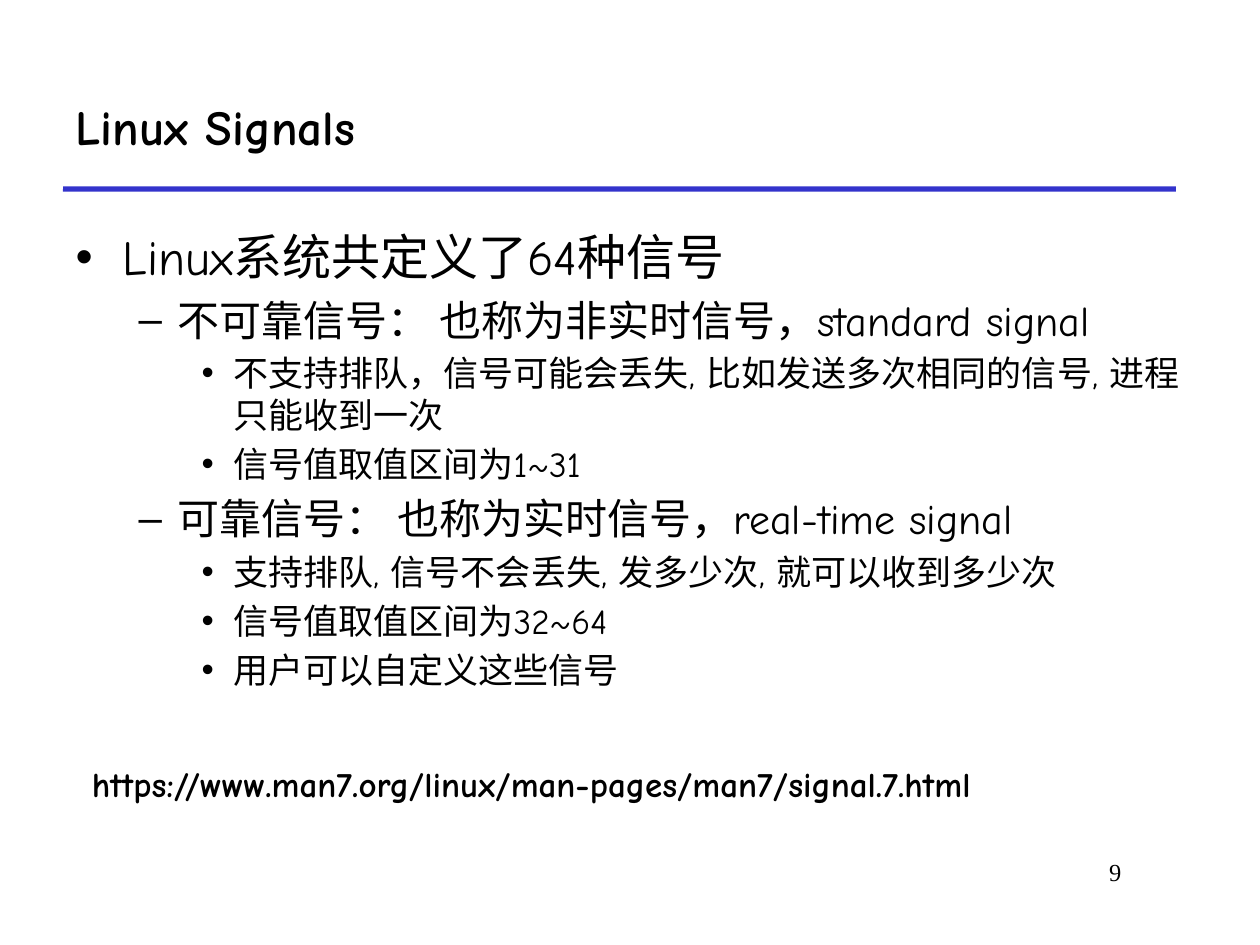
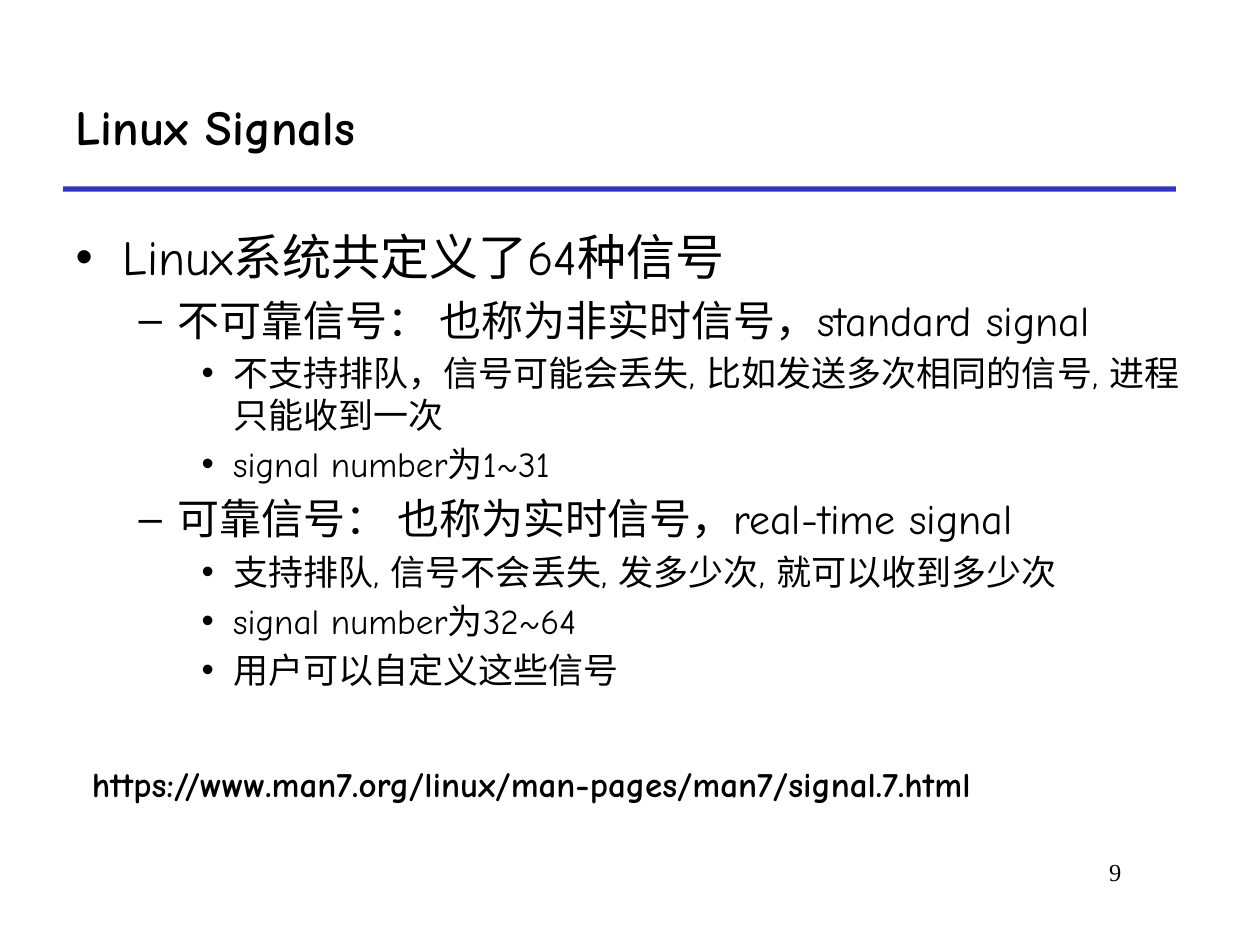
Before and after one commit to functionx37/Homework-in-RUC, a slide deck: slide 9 of Foundations of Computer Systems II/Coursewares/4-signal.pptx. Drawn at 1260x945 pixels with LibreOffice and Linux fonts; fonts in the diff are those of the drawing. Boxes give left, top, right and bottom in pixels: in the first picture for what was removed or moved away, otherwise in the second. Text is boxed around its words. In the diff, an @@ line names an element or a change of style, - is before the commit and + after.

```diff
--- a/Foundations of Computer Systems II/Coursewares/4-signal.pptx
+++ b/Foundations of Computer Systems II/Coursewares/4-signal.pptx
@@ text at bbox=[233, 447, 550, 484]: text changed @@
-    • 信号值取值区间为1~31
+    • signal number为1~31
@@ text at bbox=[233, 604, 576, 641]: text changed @@
-    • 信号值取值区间为32~64
+    • signal number为32~64
```
Also in this commit, not shown: 12 other slides changed, 32 other files.
